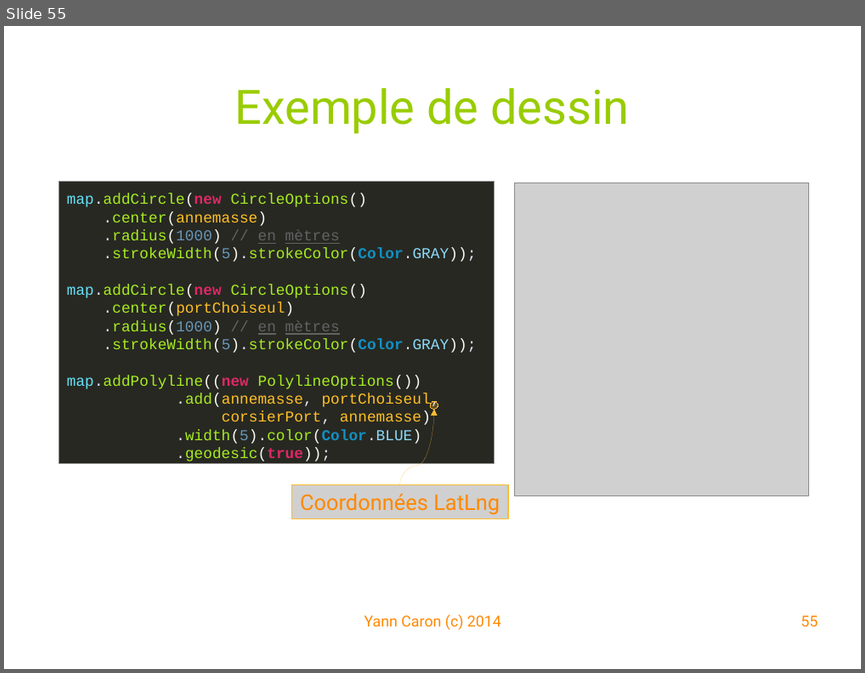
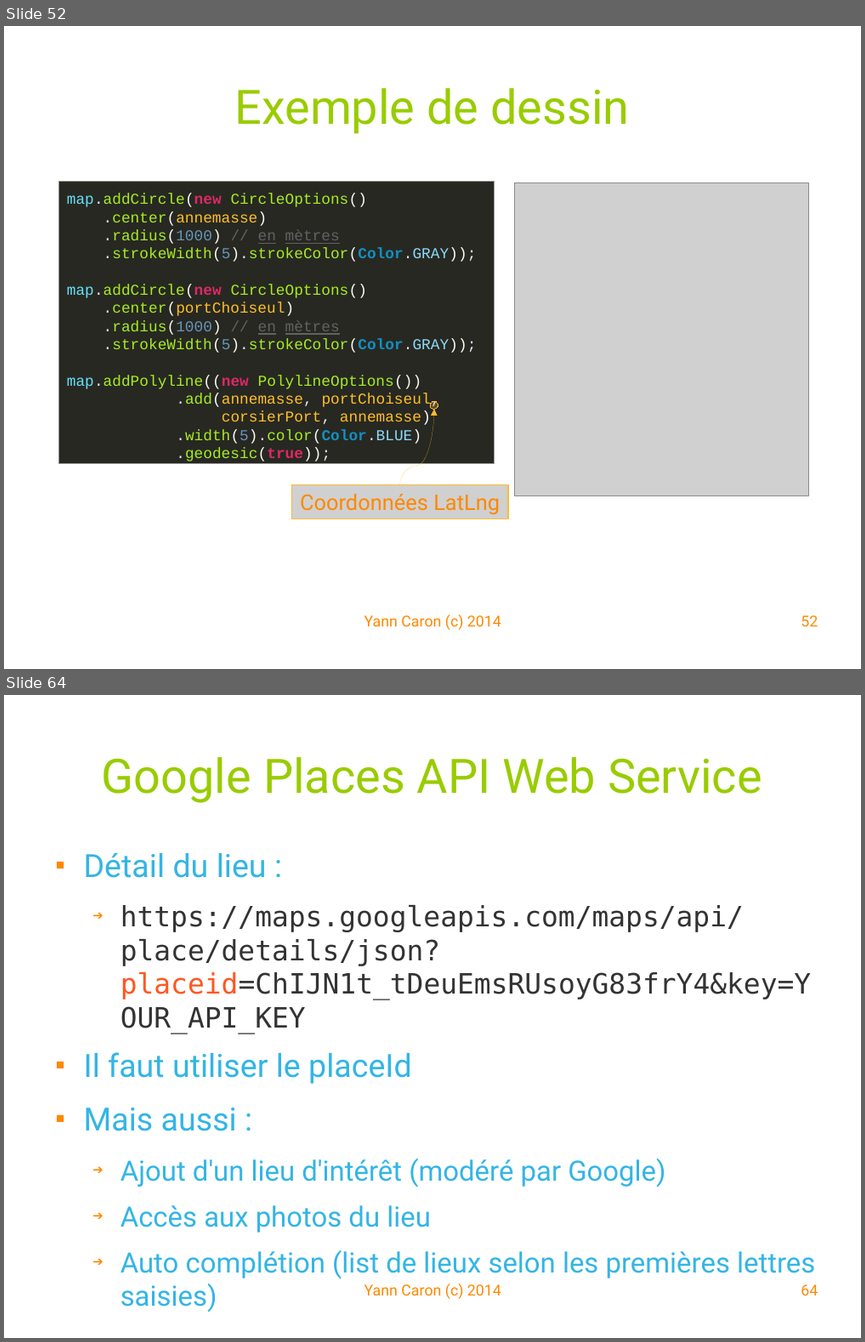
Before and after one commit to YannCaron/Android-ENSG, a slide deck: 05 - Google Map.odp. Shown one above the other, each under a label of ours: slide 55 before the commit, slides 52 and 64 after it; the slides between them are not shown. The pictures are 865x673 and 865x1342 pixels, drawn with LibreOffice and Linux fonts; fonts in the diff are those of the drawing; grey boxes stand for pictures; background and template pictures are left out. Boxes give left, top, right and bottom in pixels: in the first picture for what was removed or moved away, otherwise in the second. Text is boxed around its words. In the diff, an @@ line names an element or a change of style, - is before the commit and + after.

Commit message:
Issur #13 Google Map API

```diff
--- a/05 - Google Map.odp
+++ b/05 - Google Map.odp
@@ slide 64 added at (4, 695, 861, 1338), background #FFFFFF @@
@@ title added at (102, 757, 762, 803), 44 pt, text #99CC00 @@
+Google Places API Web Service
@@ text added at (84, 853, 815, 1312), 25.9 pt, text #33B5E5 @@
+■ Détail du lieu :
+  ➔ https://maps.googleapis.com/maps/api/place/details/json?placeid=ChIJN1t_tDeuEmsRUsoyG83frY4&key=YOUR_API_KEY
+■ Il faut utiliser le placeId
+■ Mais aussi :
+  ➔ Ajout d'un lieu d'intérêt (modéré par Google)
+  ➔ Accès aux photos du lieu
+  ➔ Auto complétion (list de lieux selon les premières lettres saisies)
@@ text added at (364, 1283, 501, 1299), 14 pt, text #FF8800 @@
+Yann Caron (c) 2014
@@ page number added at (800, 1284, 817, 1295), 14 pt, text #FF8800 @@
+64
@@ what was slide 55 is now slide 52 @@
@@ page number at (800, 615, 817, 626): text changed @@
-55
+52
```
Also in this commit, not shown: 7 slides changed, 10 other slides added, 3 slides removed, 2 other files.
